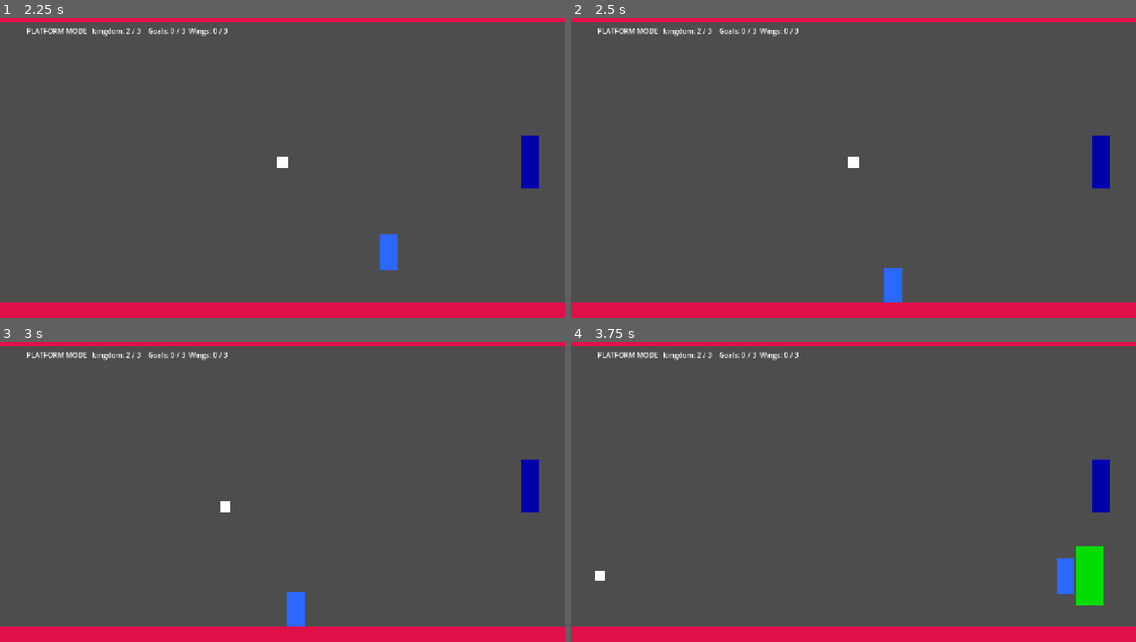
Above: before the commit, frames 1-4 (two rows, left to right).
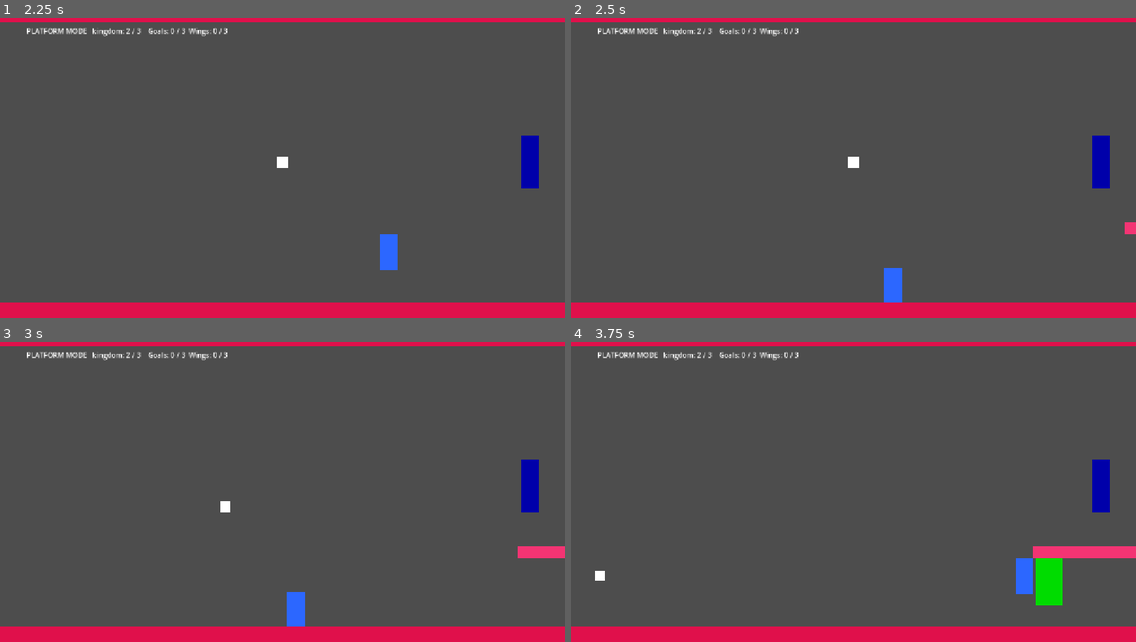
Above: after the commit, the same moments.

Repository: Manavchaudhari/PONG
Game: Godot game, scene res://platform_mode.tscn
Two runs of this game, one before a commit and one after it. Both use one fixed random seed, a clock stepped at 60 frames per second and the inputs below. This scene is started directly instead of the project's main scene.
Inputs (mouse positions are in pixels of both pictures, inside the frame that each line leads up to):
- Up to frame 1 (2.25 s): tap Enter (ui_accept) at 0.5 s; move the mouse to (406, 147) at 0.52 s; hold S (fast_fall) 0.53-1.28 s; hold D (move_right) 0.53-2.03 s; tap Space (jump) at 0.77, 1.52 s; move the mouse to (169, 177) at 1.27 s; click (169, 177) at 1.35 s; move the mouse to (339, 93) at 2.02 s; hold A (move_left) from 2.03 s (still down); tap Shift (use_wings) at 2.1 s
- Up to frame 2 (2.5 s): keep holding A (move_left)
- Up to frame 3 (3 s): move the mouse to (254, 549) at 2.77 s; release A (move_left) at 2.78 s; hold D (move_right) from 2.78 s (still down); tap S (fast_fall) at 2.85 s
- Up to frame 4 (3.75 s): keep holding D (move_right); tap Space (jump) at 3.02 s; move the mouse to (1023, 534) at 3.52 s; click (1023, 534) at 3.6 s

Frame 1 is identical in both runs. In frame 2, less than 0.1% of the frame differs, in the area x 98-100%, y 68-73%; in frame 3, 0.3%; in frame 4, 2.8%, in the area x 78-100%, y 68-88%.

Commit message:
added platforms

Diff:
--- a/GameState.gd
+++ b/GameState.gd
@@ -60,3 +60,8 @@
 ## Wings power-up collected. Spending happens in the player script.
 func add_wing_charge() -> void:
 	wing_charges = min(wing_charges + 1, MAX_WING_CHARGES)
+
+
+## How fast the world scrolls left (px/s).
+## changing it here speeds up everything at once.
+var scroll_speed: float = 0.0
--- /dev/null
+++ b/components/scroll_component.gd
@@ -0,0 +1,16 @@
+class_name ScrollComponent
+extends Node
+## COMPONENT: slides whatever this is on to the left then delete it once off-screen
+
+## move with the world = 1.0. less = feels further away
+@export var speed_scale: float = 1.0
+
+## parent is deleted once its x is left of this
+@export var offscreen_x: float = -300.0
+
+
+func _physics_process(delta: float) -> void:
+	var parent := get_parent() as Node2D
+	parent.position.x -= GameState.scroll_speed * speed_scale * delta
+	if parent.global_position.x < offscreen_x:
+		parent.queue_free()
--- /dev/null
+++ b/platform.tscn
@@ -0,0 +1,24 @@
+[gd_scene format=3 uid="uid://dbmb2tyndly4n"]
+
+[ext_resource type="Script" uid="uid://bcfhnti65ugq4" path="res://components/scroll_component.gd" id="1_mi635"]
+
+[sub_resource type="RectangleShape2D" id="RectangleShape2D_1xoxp"]
+size = Vector2(240, 30)
+
+[node name="Platform" type="AnimatableBody2D" unique_id=478977047]
+collision_layer = 16
+collision_mask = 0
+
+[node name="CollisionShape2D" type="CollisionShape2D" parent="." unique_id=1555234184]
+shape = SubResource("RectangleShape2D_1xoxp")
+
+[node name="ColorRect" type="ColorRect" parent="." unique_id=1588902997]
+offset_left = -120.0
+offset_top = -15.0
+offset_right = 120.0
+offset_bottom = 15.0
+color = Color(0.95125705, 0.20219922, 0.45106983, 1)
+
+[node name="ScrollComponent" type="Node" parent="." unique_id=1204157514]
+script = ExtResource("1_mi635")
+metadata/_custom_type_script = "uid://bcfhnti65ugq4"
--- a/platform_mode.gd
+++ b/platform_mode.gd
@@ -10,18 +10,26 @@
 @export var level: LevelData
 @export var goals_to_win: int = 3
 
+@export_group("Scrolling")
+@export var start_scroll_speed: float = 150.0
+@export var max_scroll_speed: float = 400.0
+## How much faster the world gets every second.
+@export var scroll_acceleration: float = 5.0
+
 @onready var ball: CharacterBody2D = $Ball
 @onready var enemy: Area2D = $Enemy
 @onready var hud_label: Label = $HUD/Label
 @onready var kingdom: HealthComponent = $Kingdom
 @onready var player: CharacterBody2D = $Player
 @onready var spawner: Node2D = $PowerUpSpawner
+@onready var platforms: Node2D = $PlatformSpawner
 
 var score: int = 0
 var state: MatchState = MatchState.PLAYING
 
 
 func _ready() -> void:
+	GameState.scroll_speed = start_scroll_speed
 	GameState.wing_charges = 0  # fresh run: no leftover wings from classic
 	spawner.powerup_collected.connect(_on_powerup_collected)
 	player.wing_charges_changed.connect(_on_wing_charges_changed)
@@ -43,12 +51,14 @@
 	enemy.aim_error = level.ai_aim_error
 
 
-func _process(_delta: float) -> void:
+func _process(delta: float) -> void:
 	if Input.is_action_just_pressed("ui_cancel"):
 		get_tree().change_scene_to_file(MENU_SCENE)
 		return
 	if state != MatchState.PLAYING and Input.is_action_just_pressed("ui_accept"):
 		get_tree().reload_current_scene()
+	if state == MatchState.PLAYING:
+		GameState.scroll_speed = min(GameState.scroll_speed + scroll_acceleration * delta, max_scroll_speed)
 
 ## kingdom tak a hit
 func _on_left_goal(body: Node2D) -> void:
@@ -99,6 +109,8 @@
 	ball.stop.call_deferred()
 	spawner.clear()
 	hud_label.text += "\n" + message + "\nEnter to play again  Esc for menu"
+	platforms.enabled = false
+	GameState.scroll_speed = 0.0  # every ScrollComponent stops where it is
 
 
 func _update_hud() -> void:
--- a/platform_mode.tscn
+++ b/platform_mode.tscn
@@ -9,6 +9,8 @@
 [ext_resource type="Script" uid="uid://b13yqofmncmqn" path="res://PowerUpSpawner.gd" id="6_kn7os"]
 [ext_resource type="PackedScene" uid="uid://dwyx308dggqmr" path="res://power_up.tscn" id="7_72gg1"]
 [ext_resource type="Script" uid="uid://dnrs7elcyv66y" path="res://components/health_component.gd" id="9_nfq1v"]
+[ext_resource type="Script" uid="uid://bbhq866d0guh1" path="res://platform_spawner.gd" id="10_6anth"]
+[ext_resource type="PackedScene" uid="uid://dbmb2tyndly4n" path="res://platform.tscn" id="11_nfq1v"]
 
 [sub_resource type="RectangleShape2D" id="RectangleShape2D_rlcta"]
 size = Vector2(1280, 40)
@@ -95,3 +97,9 @@
 [node name="Kingdom" type="Node" parent="." unique_id=1743265613]
 script = ExtResource("9_nfq1v")
 metadata/_custom_type_script = "uid://dnrs7elcyv66y"
+
+[node name="PlatformSpawner" type="Node2D" parent="." unique_id=1078453582]
+script = ExtResource("10_6anth")
+platform_scene = ExtResource("11_nfq1v")
+min_gap = 3.0
+max_gap = 7.0
--- /dev/null
+++ b/platform_spawner.gd
@@ -0,0 +1,33 @@
+class_name PlatformSpawner
+extends Node2D
+## Spawn platform at the right edge at random height and gap
+
+@export var platform_scene: PackedScene
+@export var enabled: bool = true
+
+## Seconds between platforms
+@export var min_gap: float = 1.5
+@export var max_gap: float = 3.0
+
+##right edge of the screen
+@export var spawn_x: float = 1450.0
+
+##Heights at which a platform can appear at. The floor's top is y = 680
+@export var min_y: float = 380.0
+@export var max_y: float = 640.0
+
+var _wait: float = 2.0
+
+func _process(delta: float) -> void:
+	if not enabled:
+		return
+	_wait -= delta
+	if _wait <= 0.0:
+		_spawn()
+		_wait = randf_range(min_gap, max_gap)
+
+
+func _spawn() -> void:
+	var p: Node2D = platform_scene.instantiate()
+	p.position = Vector2(spawn_x, randf_range(min_y, max_y))
+	add_child(p)
--- a/player.tscn
+++ b/player.tscn
@@ -11,6 +11,7 @@
 size = Vector2(65, 150)
 
 [node name="Player" type="CharacterBody2D" unique_id=855352631]
+collision_mask = 17
 script = ExtResource("1_4flbx")
 
 [node name="CollisionShape2D" type="CollisionShape2D" parent="." unique_id=1906860598]
--- a/project.godot
+++ b/project.godot
@@ -65,6 +65,7 @@
 [layer_names]
 
 2d_physics/layer_4="enemy"
+2d_physics/layer_5="platforms"
 
 [physics]
 
Not shown, added: components/scroll_component.gd.uid
Not shown, added: platform_spawner.gd.uid
